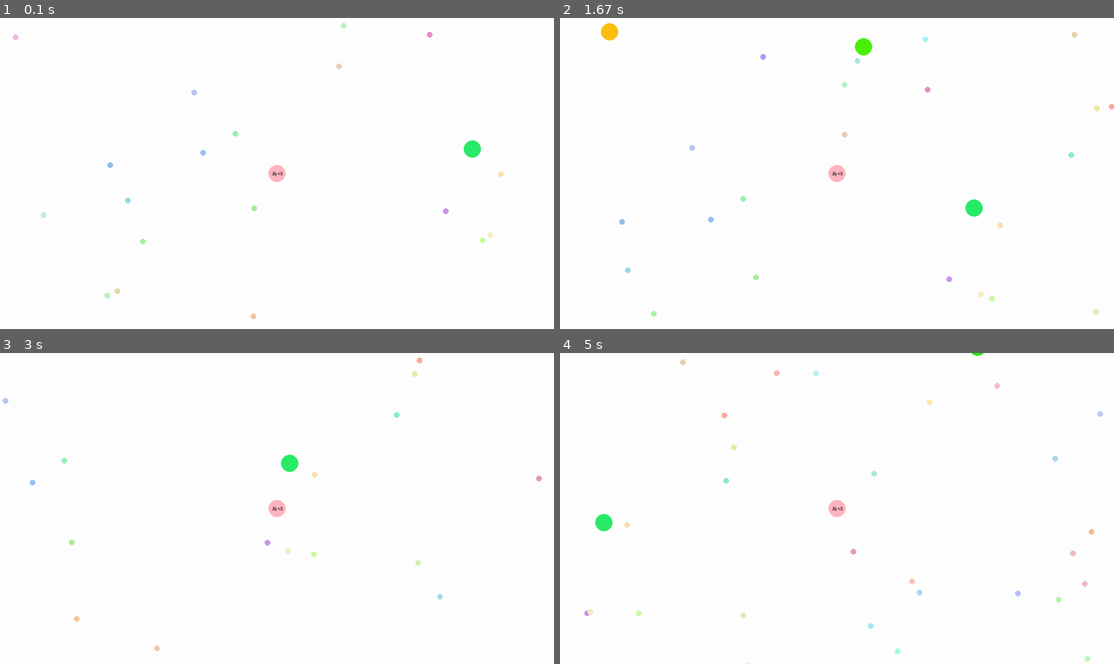
Above: before the commit, frames 1-4 (two rows, left to right).
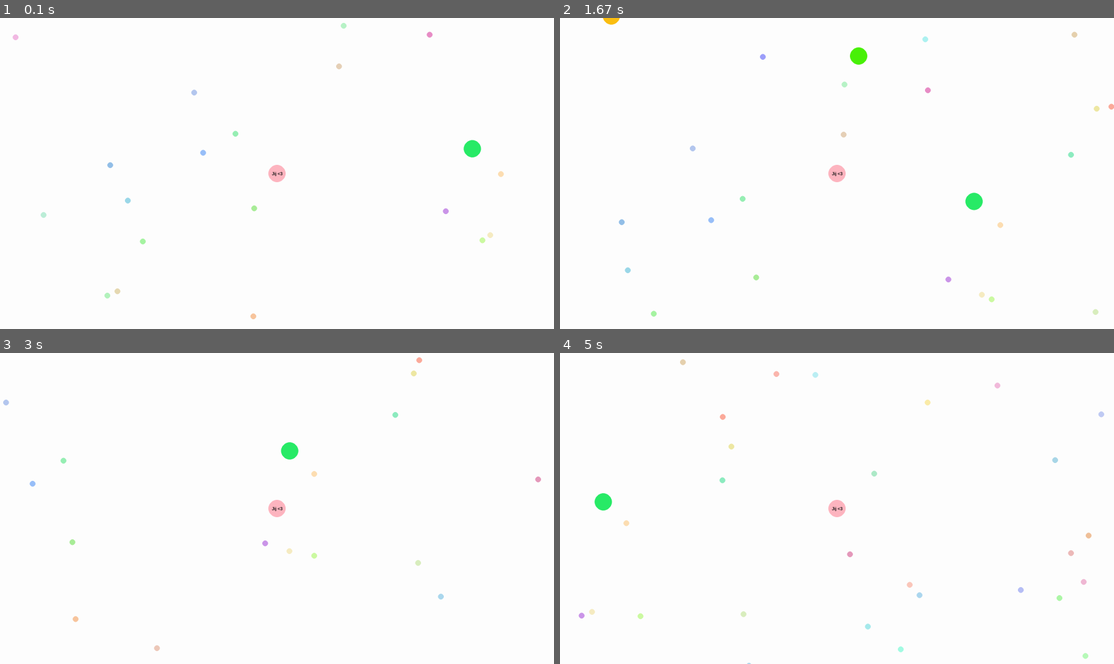
Above: after the commit, the same moments.

Repository: vpetrova23/Softeng-game-w6-7
Game: pygame game, started from main.py
The game is run twice, just before and just after one commit, with the same random seed, the same clock (stepped at 60 frames per second) and the same inputs.
Inputs (mouse positions are in pixels of both pictures, inside the frame that each line leads up to):
- Up to frame 1 (0.1 s): no input
- Up to frame 2 (1.67 s): click (837, 173) at 0.38 s; click (892, 241) at 0.72 s; click (920, 64) at 1.08 s; click (848, 67) at 1.58 s
- Up to frame 3 (3 s): click (282, 542) at 1.92 s; click (421, 558) at 2.42 s; click (421, 480) at 2.98 s
- Up to frame 4 (5 s): click (1036, 483) at 3.32 s; click (1030, 570) at 3.75 s; click (859, 496) at 4.15 s; click (715, 452) at 4.82 s

The runs differ from the first frame. In frame 1, less than 0.1% of the frame differs, in the area x 83-87%, y 39-46%; in frame 2, 0.6%; in frame 3, 0.4%; in frame 4, 0.8%, in the area x 3-99%, y 0-100%.

Commit message:
enemies bewegen nu wat sneller)))

Diff:
--- a/food.py
+++ b/food.py
@@ -53,4 +53,4 @@
             self.vy *= -1  # draait snelheid om bij botsing met rand
 
     def draw(self, surface):
-        pygame.draw.circle(surface, self.color, (float(self.x), float(self.y)), self.radius)
+        pygame.draw.circle(surface, self.color, (float(self.pos_x), float(self.pos_y)), self.radius)
--- a/game.py
+++ b/game.py
@@ -19,6 +19,7 @@
         self.camera = Camera(self.player)
         self.name_font = pygame.font.SysFont("arial", 18, bold=True)
 
+
     def handle_events(self):
         """Handel input af."""
         for event in pygame.event.get():
@@ -30,8 +31,9 @@
         delta_tijd = self.clock.tick(FPS) / 1000.0
 
         # Update speler
-        self.player.move()
+        self.player.move(camera=self.camera)
         self.player.eat_food(self.world.foods)
+        self.player.handle_borders()
 
 
     # Update wereld (enemies en voedsel)
--- a/player.py
+++ b/player.py
@@ -15,7 +15,7 @@
         self.vx = 0.0
         self.vy = 0.0
 
-    def move(self):
+    def move(self, camera=None):
         # Laat de speler de muis volgen
         mouse_x, mouse_y = pygame.mouse.get_pos()
 
--- a/settings.py
+++ b/settings.py
@@ -21,8 +21,8 @@
 # ---------------------------
 ENEMY_COUNT = 20
 ENEMY_SPAWN_MARGIN = 0
-ENEMY_ACCEL_RANGE = (-20.0, 20.0)
-ENEMY_START_VELOCITY_RANGE = (-15.0, 15.0)
+ENEMY_ACCEL_RANGE = (-30.0, 30.0)
+ENEMY_START_VELOCITY_RANGE = (-50.0, 50.0)
 
 # Entity instellingen
 # ---------------------------
